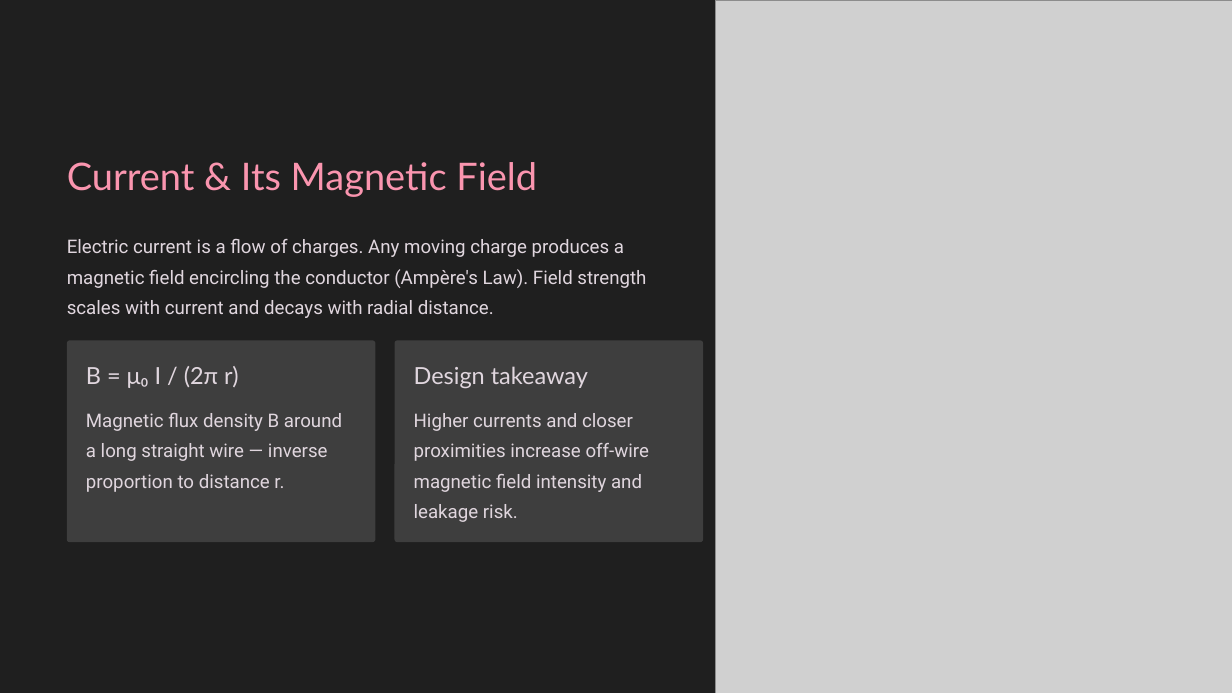
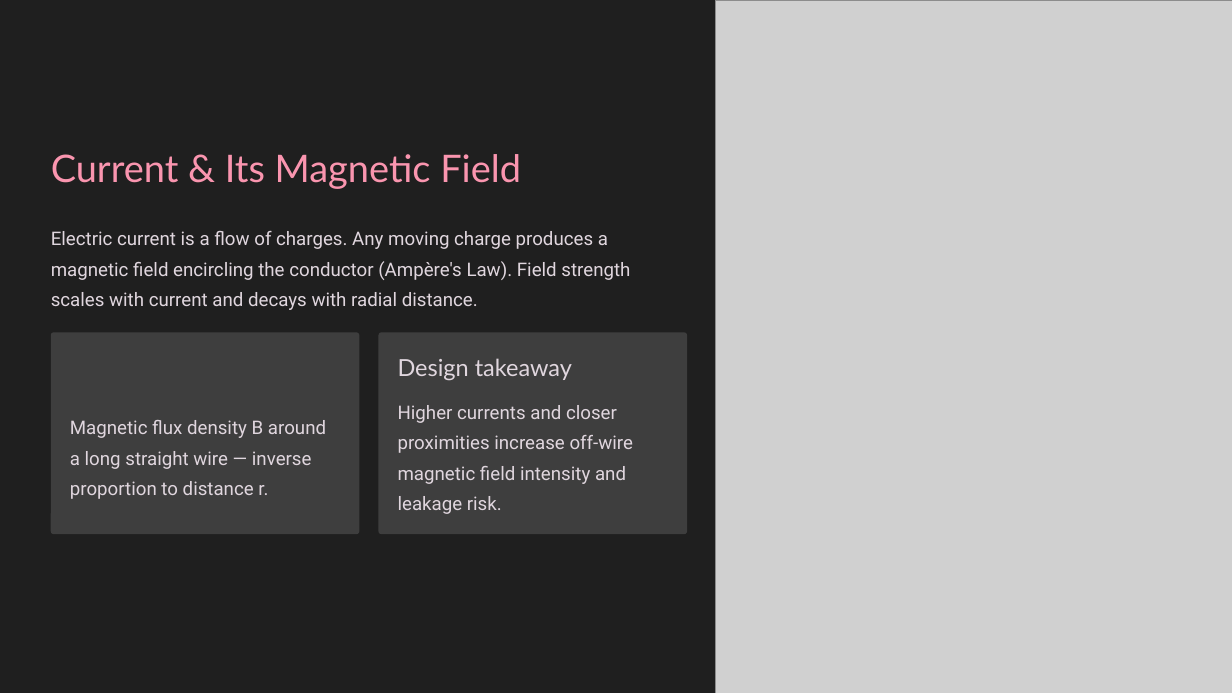
Before and after one commit to alaa1eddine2/OOE-Virtual-Lab., a slide deck: slide 2 of models/induced-leak-P3/The-Induced-Leak-Faradays-Law-as-a-Security-Threat.pptx. Drawn at 1232x693 pixels with LibreOffice and Linux fonts; fonts in the diff are those of the drawing; grey boxes stand for pictures; background and template pictures are left out. Boxes give left, top, right and bottom in pixels: in the first picture for what was removed or moved away, otherwise in the second. Text is boxed around its words. In the diff, an @@ line names an element or a change of style, - is before the commit and + after.

```diff
--- a/models/induced-leak-P3/The-Induced-Leak-Faradays-Law-as-a-Security-Threat.pptx
+++ b/models/induced-leak-P3/The-Induced-Leak-Faradays-Law-as-a-Security-Threat.pptx
@@ text "Current & Its Magnetic Field": place and size @@
-text "Current & Its Magnetic Field" at <box>67,162,537,197</box>
+text "Current & Its Magnetic Field" at <box>51,154,521,189</box>
@@ rounded rectangle: place and size @@
-rounded rectangle at <box>67,340,376,542</box>
+rounded rectangle at <box>51,333,360,534</box>
@@ rounded rectangle: place and size @@
-rounded rectangle at <box>394,340,703,542</box>
+rounded rectangle at <box>379,333,688,534</box>
@@ text removed at <box>86,366,238,388</box> @@
-B = μ₀ I / (2π r)
@@ text "Magnetic flux density B around ...": place and size @@
-text "Magnetic flux density B around ..." at <box>86,413,342,492</box>
+text "Magnetic flux density B around ..." at <box>70,420,326,499</box>
@@ 3 texts: place and size @@
-3 texts at <box>67,239,649,522</box>
+3 texts at <box>51,231,633,514</box>
```
Also in this commit, not shown: 3 other slides changed.
